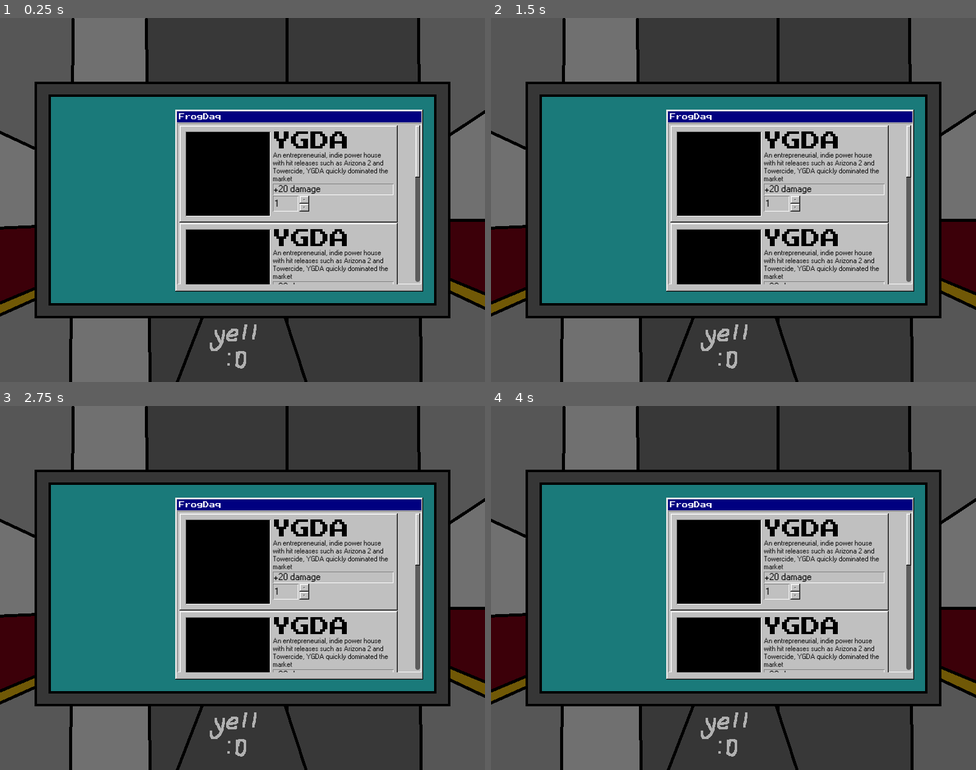
Above: before the commit, frames 1-4 (two rows, left to right).
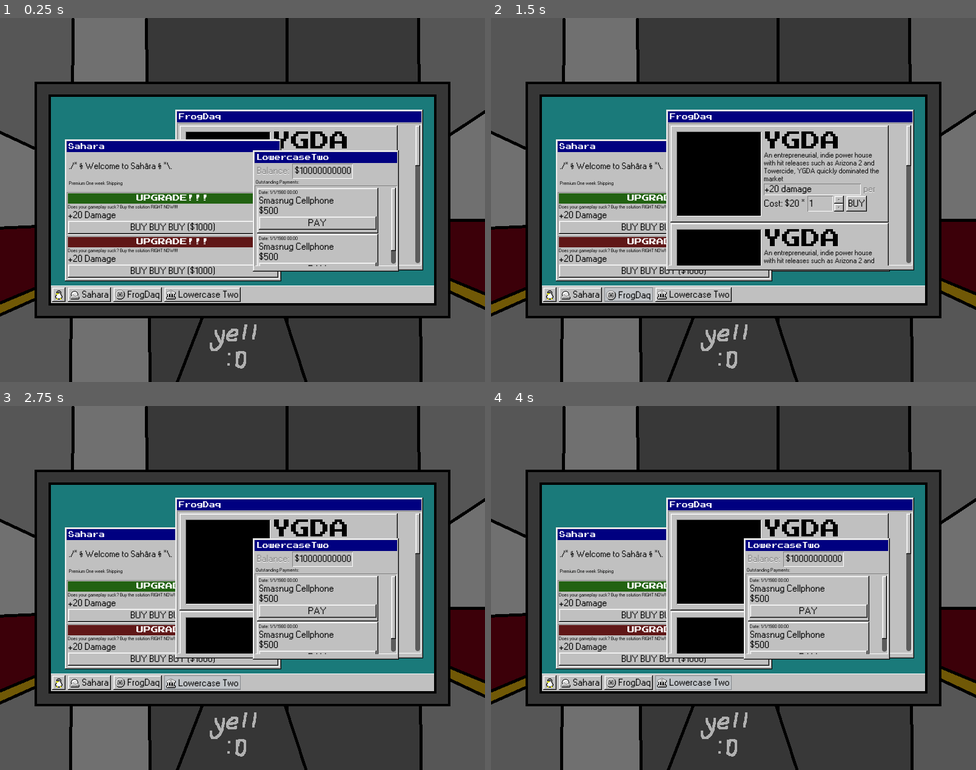
Above: after the commit, the same moments.

Repository: ygda-org/stock-strikers
Game: Godot game, scene res://gui/elevator_gui.tscn
Two runs of this game, one before a commit and one after it. Both use one fixed random seed, a clock stepped at 60 frames per second and the inputs below. This scene is started directly instead of the project's main scene.
Inputs (mouse positions are in pixels of both pictures, inside the frame that each line leads up to):
- Up to frame 1 (0.25 s): no input
- Up to frame 2 (1.5 s): click (578, 294) at 0.5 s, where only the run after the commit has a clickable "Sahara"; click (626, 294) at 1.25 s, where only the run after the commit has a clickable "FrogDaq"
- Up to frame 3 (2.75 s): click (203, 682) at 2 s, where only the run after the commit has a clickable "Lowercase Two"
- Up to frame 4 (4 s): click (665, 617) at 2.75 s, where only the run after the commit has a clickable "BUY BUY BUY ($1000)"; click (854, 591) at 3.5 s, where only the run after the commit has a clickable "BUY"

The runs differ from the first frame. In frame 1, 24% of the frame differs, in the area x 10-90%, y 33-79%; in frame 2, 15%; in frame 3, 19%; in frame 4, 19%.

Commit message:
implemented ui!!!!!!
dsokadsopkpsda

Diff:
--- a/assets/tempoary_assets/windows_95.tres
+++ b/assets/tempoary_assets/windows_95.tres
@@ -13,6 +13,12 @@
 texture_margin_top = 3.0
 texture_margin_right = 3.0
 texture_margin_bottom = 3.0
+
+[sub_resource type="StyleBoxTexture" id="StyleBoxTexture_ywe0g"]
+texture = ExtResource("2_4aqo3")
+texture_margin_left = 3.0
+texture_margin_top = 3.0
+texture_margin_right = 3.0
 
 [sub_resource type="StyleBoxTexture" id="StyleBoxTexture_2mnb1"]
 texture = ExtResource("1_kff6g")
@@ -133,7 +139,13 @@
 
 [resource]
 default_font = ExtResource("2_8v75k")
+Button/colors/font_color = Color(0, 0, 0, 1)
+Button/colors/font_focus_color = Color(0, 0, 0, 1)
+Button/colors/font_hover_color = Color(0, 0, 0, 1)
+Button/colors/font_hover_pressed_color = Color(0, 0, 0, 1)
+Button/colors/font_pressed_color = Color(0, 0, 0, 1)
 Button/styles/hover = SubResource("StyleBoxTexture_ytuhu")
+Button/styles/hover_pressed = SubResource("StyleBoxTexture_ywe0g")
 Button/styles/normal = SubResource("StyleBoxTexture_2mnb1")
 Button/styles/pressed = SubResource("StyleBoxTexture_baieu")
 Label/colors/font_color = Color(0, 0, 0, 1)
--- /dev/null
+++ b/gui/debt_option.tscn
@@ -0,0 +1,57 @@
+[gd_scene format=3 uid="uid://dnt1y0yhe38ki"]
+
+[ext_resource type="Theme" uid="uid://qlk0jixls6nn" path="res://assets/tempoary_assets/windows_95.tres" id="1_ernkl"]
+[ext_resource type="FontFile" uid="uid://c5ud1mm20glbo" path="res://assets/tempoary_assets/W95F.otf" id="2_i7p6p"]
+
+[node name="DebtOption" type="Control" unique_id=563598521]
+custom_minimum_size = Vector2(200, 75)
+layout_mode = 3
+anchor_right = 0.25
+anchor_bottom = 0.125
+grow_horizontal = 2
+grow_vertical = 2
+theme = ExtResource("1_ernkl")
+
+[node name="Background" type="Panel" parent="." unique_id=1253802745]
+layout_mode = 1
+anchors_preset = 15
+anchor_right = 1.0
+anchor_bottom = 1.0
+grow_horizontal = 2
+grow_vertical = 2
+
+[node name="MarginContainer" type="MarginContainer" parent="Background" unique_id=1386771304]
+layout_mode = 1
+anchors_preset = 15
+anchor_right = 1.0
+anchor_bottom = 1.0
+grow_horizontal = 2
+grow_vertical = 2
+theme_override_constants/margin_left = 3
+theme_override_constants/margin_top = 3
+theme_override_constants/margin_right = 3
+theme_override_constants/margin_bottom = 3
+
+[node name="VBoxContainer" type="VBoxContainer" parent="Background/MarginContainer" unique_id=2098844935]
+layout_mode = 2
+
+[node name="Label" type="Label" parent="Background/MarginContainer/VBoxContainer" unique_id=1309261384]
+layout_mode = 2
+text = "Date: 1/1/1980 00:00"
+
+[node name="Title" type="Label" parent="Background/MarginContainer/VBoxContainer" unique_id=835861042]
+layout_mode = 2
+theme_override_fonts/font = ExtResource("2_i7p6p")
+theme_override_font_sizes/font_size = 16
+text = "Smasnug Cellphone "
+
+[node name="Amount" type="Label" parent="Background/MarginContainer/VBoxContainer" unique_id=1747404430]
+layout_mode = 2
+theme_override_font_sizes/font_size = 16
+text = "$500"
+
+[node name="Button" type="Button" parent="Background/MarginContainer/VBoxContainer" unique_id=1174367045]
+custom_minimum_size = Vector2(0, 22)
+layout_mode = 2
+size_flags_vertical = 8
+text = "PAY"
--- /dev/null
+++ b/gui/elevator_gui.gd
@@ -0,0 +1,31 @@
+extends Control
+
+@onready var perm_panel : Panel = $PermPanel
+@onready var perm_button : Button = $Background/DesktopBg/Taskbar/MarginContainer/HBoxContainer/PermButton
+
+@onready var stock_panel : Panel = $StockPanel
+@onready var stock_button : Button = $Background/DesktopBg/Taskbar/MarginContainer/HBoxContainer/StockButton
+
+@onready var money_panel : Panel = $MoneyPanel
+@onready var money_button : Button = $Background/DesktopBg/Taskbar/MarginContainer/HBoxContainer/MoneyButton
+
+# Called when the node enters the scene tree for the first time.
+func _ready() -> void:
+	pass # Replace with function body.
+
+
+func _on_perm_button_pressed() -> void:
+	move_child(perm_panel,-1)
+	stock_button.button_pressed = false
+	money_button.button_pressed = false
+
+
+func _on_stock_button_pressed() -> void:
+	move_child(stock_panel,-1)
+	perm_button.button_pressed = false
+	money_button.button_pressed = false
+
+func _on_money_button_pressed() -> void:
+	move_child(money_panel,-1)
+	stock_button.button_pressed = false
+	perm_button.button_pressed = false
--- a/gui/elevator_gui.tscn
+++ b/gui/elevator_gui.tscn
@@ -1,14 +1,57 @@
 [gd_scene format=3 uid="uid://cpn4wboo43nvd"]
 
+[ext_resource type="Script" uid="uid://c5cae0htj8ybr" path="res://gui/elevator_gui.gd" id="1_biksv"]
 [ext_resource type="Texture2D" uid="uid://bqw6yg4h10b0o" path="res://assets/tempoary_assets/elevator.png" id="1_nhbi5"]
 [ext_resource type="Texture2D" uid="uid://c624yv0rmuxws" path="res://assets/tempoary_assets/monitor.png" id="2_4mvcn"]
+[ext_resource type="Texture2D" uid="uid://bw7bnogec8q7l" path="res://assets/tempoary_assets/windows95_uibox.png" id="3_2dwxg"]
 [ext_resource type="Theme" uid="uid://qlk0jixls6nn" path="res://assets/tempoary_assets/windows_95.tres" id="3_svwi6"]
 [ext_resource type="PackedScene" uid="uid://c4m8hryyag1e6" path="res://gui/stock_option.tscn" id="4_ivxw8"]
+[ext_resource type="Texture2D" uid="uid://tp2aemj1cblw" path="res://assets/tempoary_assets/penguin.png" id="4_jra5y"]
 [ext_resource type="FontFile" uid="uid://b2r2akjuqowjn" path="res://assets/tempoary_assets/PressStart2P.ttf" id="4_rmfxv"]
+[ext_resource type="Texture2D" uid="uid://cmw80urymyqxg" path="res://assets/tempoary_assets/frogdaq.png" id="4_w5gor"]
+[ext_resource type="Texture2D" uid="uid://c7ievlotd7oph" path="res://assets/tempoary_assets/sahara.png" id="5_kne5f"]
+[ext_resource type="Texture2D" uid="uid://bkhodffw8f468" path="res://assets/tempoary_assets/lowercasetwo.png" id="6_kne5f"]
+[ext_resource type="Texture2D" uid="uid://b6vt4te58eg6g" path="res://assets/tempoary_assets/windows95_indentbox.png" id="11_fjy6l"]
+[ext_resource type="PackedScene" uid="uid://dnt1y0yhe38ki" path="res://gui/debt_option.tscn" id="12_68ai3"]
+
+[sub_resource type="StyleBoxTexture" id="StyleBoxTexture_d2mul"]
+texture = ExtResource("3_2dwxg")
+texture_margin_left = 3.0
+texture_margin_top = 3.0
+texture_margin_right = 3.0
+texture_margin_bottom = 3.0
+region_rect = Rect2(2, 1, 12, 13)
 
 [sub_resource type="FontVariation" id="FontVariation_2dwxg"]
 base_font = ExtResource("4_rmfxv")
 
+[sub_resource type="StyleBoxTexture" id="StyleBoxTexture_68ai3"]
+texture = ExtResource("11_fjy6l")
+texture_margin_left = 3.0
+texture_margin_top = 3.0
+texture_margin_right = 3.0
+texture_margin_bottom = 3.0
+
+[sub_resource type="StyleBoxFlat" id="StyleBoxFlat_biksv"]
+bg_color = Color(0.13383456, 0.3865646, 0.07185631, 1)
+
+[sub_resource type="StyleBoxTexture" id="StyleBoxTexture_h2vk8"]
+texture = ExtResource("11_fjy6l")
+texture_margin_left = 3.0
+texture_margin_top = 3.0
+texture_margin_right = 3.0
+texture_margin_bottom = 3.0
+
+[sub_resource type="StyleBoxFlat" id="StyleBoxFlat_m6y2a"]
+bg_color = Color(0.37636054, 0.0891616, 0.0891616, 1)
+
+[sub_resource type="StyleBoxTexture" id="StyleBoxTexture_fjy6l"]
+texture = ExtResource("11_fjy6l")
+texture_margin_left = 3.0
+texture_margin_top = 3.0
+texture_margin_right = 3.0
+texture_margin_bottom = 3.0
+
 [node name="ElevatorGui" type="Control" unique_id=241942387]
 layout_mode = 3
 anchors_preset = 15
@@ -16,33 +59,90 @@
 anchor_bottom = 1.0
 grow_horizontal = 2
 grow_vertical = 2
+script = ExtResource("1_biksv")
 
 [node name="Background" type="TextureRect" parent="." unique_id=585213761]
 self_modulate = Color(0.44, 0.44, 0.44, 1)
-layout_mode = 0
-offset_right = 40.0
-offset_bottom = 40.0
+layout_mode = 1
+anchors_preset = 15
+anchor_right = 1.0
+anchor_bottom = 1.0
+grow_horizontal = 2
+grow_vertical = 2
 texture = ExtResource("1_nhbi5")
 
-[node name="Panel" type="ColorRect" parent="Background" unique_id=1513326048]
+[node name="DesktopBg" type="ColorRect" parent="Background" unique_id=1513326048]
 layout_mode = 1
 anchors_preset = 8
 anchor_left = 0.5
 anchor_top = 0.5
 anchor_right = 0.5
 anchor_bottom = 0.5
-offset_left = -325.0
-offset_top = -182.5
-offset_right = 325.0
-offset_bottom = 182.5
+offset_left = -316.0
+offset_top = -170.0
+offset_right = 316.0
+offset_bottom = 170.0
 grow_horizontal = 2
 grow_vertical = 2
 color = Color(0.101960786, 0.47843137, 0.47843137, 1)
+
+[node name="Taskbar" type="Panel" parent="Background/DesktopBg" unique_id=1114086752]
+layout_mode = 1
+anchors_preset = 12
+anchor_top = 1.0
+anchor_right = 1.0
+anchor_bottom = 1.0
+offset_top = -29.0
+grow_horizontal = 2
+grow_vertical = 0
+theme = ExtResource("3_svwi6")
+theme_override_styles/panel = SubResource("StyleBoxTexture_d2mul")
+
+[node name="MarginContainer" type="MarginContainer" parent="Background/DesktopBg/Taskbar" unique_id=1581623878]
+layout_mode = 1
+anchors_preset = 15
+anchor_right = 1.0
+anchor_bottom = 1.0
+grow_horizontal = 2
+grow_vertical = 2
+theme_override_constants/margin_left = 2
+theme_override_constants/margin_top = 3
+theme_override_constants/margin_right = 2
+theme_override_constants/margin_bottom = 2
+
+[node name="HBoxContainer" type="HBoxContainer" parent="Background/DesktopBg/Taskbar/MarginContainer" unique_id=888939278]
+layout_mode = 2
+
+[node name="StartButton" type="Button" parent="Background/DesktopBg/Taskbar/MarginContainer/HBoxContainer" unique_id=1687193267]
+layout_mode = 2
+button_mask = 0
+icon = ExtResource("4_jra5y")
+
+[node name="PermButton" type="Button" parent="Background/DesktopBg/Taskbar/MarginContainer/HBoxContainer" unique_id=769714251]
+layout_mode = 2
+toggle_mode = true
+text = "Sahara"
+icon = ExtResource("5_kne5f")
+
+[node name="StockButton" type="Button" parent="Background/DesktopBg/Taskbar/MarginContainer/HBoxContainer" unique_id=296420838]
+custom_minimum_size = Vector2(50, 0)
+layout_mode = 2
+size_flags_horizontal = 0
+toggle_mode = true
+text = "FrogDaq"
+icon = ExtResource("4_w5gor")
+
+[node name="MoneyButton" type="Button" parent="Background/DesktopBg/Taskbar/MarginContainer/HBoxContainer" unique_id=604286391]
+layout_mode = 2
+toggle_mode = true
+text = "Lowercase Two"
+icon = ExtResource("6_kne5f")
 
 [node name="Monitor" type="TextureRect" parent="Background" unique_id=1570154785]
 layout_mode = 0
 offset_right = 800.0
 offset_bottom = 600.0
+mouse_filter = 2
 texture = ExtResource("2_4mvcn")
 
 [node name="StockPanel" type="Panel" parent="." unique_id=655216269]
@@ -50,7 +150,7 @@
 offset_left = 289.0
 offset_top = 151.0
 offset_right = 698.0
-offset_bottom = 451.0
+offset_bottom = 416.0
 theme = ExtResource("3_svwi6")
 
 [node name="MarginContainer" type="MarginContainer" parent="StockPanel" unique_id=613968743]
@@ -85,13 +185,13 @@
 grow_vertical = 2
 theme = ExtResource("3_svwi6")
 theme_override_colors/font_color = Color(1, 1, 1, 1)
-theme_override_fonts/font = SubResource("FontVariation_2dwxg")
+theme_override_fonts/font = ExtResource("4_rmfxv")
 theme_override_font_sizes/font_size = 10
 text = "FrogDaq"
 vertical_alignment = 1
 
 [node name="ScrollContainer" type="ScrollContainer" parent="StockPanel/MarginContainer/VBoxContainer" unique_id=1317748422]
-custom_minimum_size = Vector2(0, 266)
+custom_minimum_size = Vector2(0, 235)
 layout_mode = 2
 theme = ExtResource("3_svwi6")
 
@@ -112,3 +212,267 @@
 
 [node name="StockOption5" parent="StockPanel/MarginContainer/VBoxContainer/ScrollContainer/VBoxContainer" unique_id=437835960 instance=ExtResource("4_ivxw8")]
 layout_mode = 2
+
+[node name="PermPanel" type="Panel" parent="." unique_id=1795233922]
+layout_mode = 0
+offset_left = 107.0
+offset_top = 200.0
+offset_right = 464.0
+offset_bottom = 434.0
+theme = ExtResource("3_svwi6")
+
+[node name="MarginContainer" type="MarginContainer" parent="PermPanel" unique_id=239765326]
+layout_mode = 1
+anchors_preset = 15
+anchor_right = 1.0
+anchor_bottom = 1.0
+grow_horizontal = 2
+grow_vertical = 2
+theme_override_constants/margin_left = 3
+theme_override_constants/margin_top = 3
+theme_override_constants/margin_right = 3
+theme_override_constants/margin_bottom = 3
+
+[node name="VBoxContainer" type="VBoxContainer" parent="PermPanel/MarginContainer" unique_id=1211424506]
+layout_mode = 2
+
+[node name="ColorRect" type="ColorRect" parent="PermPanel/MarginContainer/VBoxContainer" unique_id=1236929955]
+custom_minimum_size = Vector2(0, 18)
+layout_mode = 2
+color = Color(0, 0, 0.5019608, 1)
+
+[node name="Label" type="Label" parent="PermPanel/MarginContainer/VBoxContainer/ColorRect" unique_id=1624518410]
+layout_mode = 1
+anchors_preset = 4
+anchor_top = 0.5
+anchor_bottom = 0.5
+offset_left = 3.0
+offset_top = -12.0
+offset_right = 133.0
+offset_bottom = 12.0
+grow_vertical = 2
+theme = ExtResource("3_svwi6")
+theme_override_colors/font_color = Color(1, 1, 1, 1)
+theme_override_fonts/font = SubResource("FontVariation_2dwxg")
+theme_override_font_sizes/font_size = 10
+text = "Sahara"
+vertical_alignment = 1
+
+[node name="Desc" type="Label" parent="PermPanel/MarginContainer/VBoxContainer" unique_id=1866461994]
+layout_mode = 2
+theme_override_font_sizes/font_size = 15
+text = "
+ ./* § Welcome to Sahâra § *\\.
+"
+
+[node name="Label" type="Label" parent="PermPanel/MarginContainer/VBoxContainer" unique_id=1912588946]
+layout_mode = 2
+text = "  Premium One week Shipping
+"
+
+[node name="Upgrade1" type="Panel" parent="PermPanel/MarginContainer/VBoxContainer" unique_id=1045849536]
+custom_minimum_size = Vector2(0, 71)
+layout_mode = 2
+theme_override_styles/panel = SubResource("StyleBoxTexture_68ai3")
+
+[node name="MarginContainer" type="MarginContainer" parent="PermPanel/MarginContainer/VBoxContainer/Upgrade1" unique_id=233975656]
+layout_mode = 1
+anchors_preset = 15
+anchor_right = 1.0
+anchor_bottom = 1.0
+grow_horizontal = 2
+grow_vertical = 2
+theme_override_constants/margin_left = 2
+theme_override_constants/margin_top = 2
+theme_override_constants/margin_right = 2
+theme_override_constants/margin_bottom = 2
+
+[node name="VBoxContainer" type="VBoxContainer" parent="PermPanel/MarginContainer/VBoxContainer/Upgrade1/MarginContainer" unique_id=371248901]
+layout_mode = 2
+
+[node name="TitlePanel" type="Panel" parent="PermPanel/MarginContainer/VBoxContainer/Upgrade1/MarginContainer/VBoxContainer" unique_id=927328771]
+custom_minimum_size = Vector2(0, 17)
+layout_mode = 2
+theme_override_styles/panel = SubResource("StyleBoxFlat_biksv")
+
+[node name="Title" type="Label" parent="PermPanel/MarginContainer/VBoxContainer/Upgrade1/MarginContainer/VBoxContainer/TitlePanel" unique_id=619814507]
+layout_mode = 1
+anchors_preset = 15
+anchor_right = 1.0
+anchor_bottom = 1.0
+grow_horizontal = 2
+grow_vertical = 2
+size_flags_vertical = 0
+theme_override_colors/font_color = Color(1, 1, 1, 1)
+theme_override_fonts/font = ExtResource("4_rmfxv")
+theme_override_font_sizes/font_size = 12
+text = "UPGRADE!!!"
+horizontal_alignment = 1
+vertical_alignment = 1
+
+[node name="Desc" type="Label" parent="PermPanel/MarginContainer/VBoxContainer/Upgrade1/MarginContainer/VBoxContainer" unique_id=1465852222]
+layout_mode = 2
+text = "Does your gameplay suck? Buy the solution RIGHT NOW!!!!"
+
+[node name="Attribute" type="Label" parent="PermPanel/MarginContainer/VBoxContainer/Upgrade1/MarginContainer/VBoxContainer" unique_id=143485955]
+layout_mode = 2
+theme_override_font_sizes/font_size = 16
+text = "+20 Damage"
+
+[node name="Button" type="Button" parent="PermPanel/MarginContainer/VBoxContainer/Upgrade1/MarginContainer/VBoxContainer" unique_id=1298725552]
+layout_mode = 2
+text = "BUY BUY BUY ($1000)"
+
+[node name="Upgrade2" type="Panel" parent="PermPanel/MarginContainer/VBoxContainer" unique_id=1348818133]
+custom_minimum_size = Vector2(0, 71)
+layout_mode = 2
+theme_override_styles/panel = SubResource("StyleBoxTexture_h2vk8")
+
+[node name="MarginContainer" type="MarginContainer" parent="PermPanel/MarginContainer/VBoxContainer/Upgrade2" unique_id=133222310]
+layout_mode = 1
+anchors_preset = 15
+anchor_right = 1.0
+anchor_bottom = 1.0
+grow_horizontal = 2
+grow_vertical = 2
+theme_override_constants/margin_left = 2
+theme_override_constants/margin_top = 2
+theme_override_constants/margin_right = 2
+theme_override_constants/margin_bottom = 2
+
+[node name="VBoxContainer" type="VBoxContainer" parent="PermPanel/MarginContainer/VBoxContainer/Upgrade2/MarginContainer" unique_id=1081136615]
+layout_mode = 2
+
+[node name="TitlePanel" type="Panel" parent="PermPanel/MarginContainer/VBoxContainer/Upgrade2/MarginContainer/VBoxContainer" unique_id=542919126]
+custom_minimum_size = Vector2(0, 17)
+layout_mode = 2
+theme_override_styles/panel = SubResource("StyleBoxFlat_m6y2a")
+
+[node name="Title" type="Label" parent="PermPanel/MarginContainer/VBoxContainer/Upgrade2/MarginContainer/VBoxContainer/TitlePanel" unique_id=1924215934]
+layout_mode = 1
+anchors_preset = 15
+anchor_right = 1.0
+anchor_bottom = 1.0
+grow_horizontal = 2
+grow_vertical = 2
+size_flags_vertical = 0
+theme_override_colors/font_color = Color(1, 1, 1, 1)
+theme_override_fonts/font = ExtResource("4_rmfxv")
+theme_override_font_sizes/font_size = 12
+text = "UPGRADE!!!"
+horizontal_alignment = 1
+vertical_alignment = 1
+
+[node name="Desc" type="Label" parent="PermPanel/MarginContainer/VBoxContainer/Upgrade2/MarginContainer/VBoxContainer" unique_id=1077226849]
+layout_mode = 2
+text = "Does your gameplay suck? Buy the solution RIGHT NOW!!!!"
+
+[node name="Attribute" type="Label" parent="PermPanel/MarginContainer/VBoxContainer/Upgrade2/MarginContainer/VBoxContainer" unique_id=1502796504]
+layout_mode = 2
+theme_override_font_sizes/font_size = 16
+text = "+20 Damage"
+
+[node name="Button" type="Button" parent="PermPanel/MarginContainer/VBoxContainer/Upgrade2/MarginContainer/VBoxContainer" unique_id=576159107]
+layout_mode = 2
+text = "BUY BUY BUY ($1000)"
+
+[node name="MoneyPanel" type="Panel" parent="." unique_id=1104745353]
+layout_mode = 0
+offset_left = 417.0
+offset_top = 218.0
+offset_right = 658.0
+offset_bottom = 418.0
+theme = ExtResource("3_svwi6")
+
+[node name="MarginContainer" type="MarginContainer" parent="MoneyPanel" unique_id=1829289274]
+layout_mode = 1
+anchors_preset = 15
+anchor_right = 1.0
+anchor_bottom = 1.0
+grow_horizontal = 2
+grow_vertical = 2
+theme_override_constants/margin_left = 3
+theme_override_constants/margin_top = 3
+theme_override_constants/margin_right = 3
+theme_override_constants/margin_bottom = 3
+
+[node name="VBoxContainer" type="VBoxContainer" parent="MoneyPanel/MarginContainer" unique_id=889668910]
+layout_mode = 2
+
+[node name="ColorRect" type="ColorRect" parent="MoneyPanel/MarginContainer/VBoxContainer" unique_id=2121596233]
+custom_minimum_size = Vector2(0, 18)
+layout_mode = 2
+color = Color(0, 0, 0.5019608, 1)
+
+[node name="Label" type="Label" parent="MoneyPanel/MarginContainer/VBoxContainer/ColorRect" unique_id=679777444]
+layout_mode = 1
+anchors_preset = 4
+anchor_top = 0.5
+anchor_bottom = 0.5
+offset_left = 3.0
+offset_top = -12.0
+offset_right = 133.0
+offset_bottom = 12.0
+grow_vertical = 2
+theme = ExtResource("3_svwi6")
+theme_override_colors/font_color = Color(1, 1, 1, 1)
+theme_override_fonts/font = SubResource("FontVariation_2dwxg")
+theme_override_font_sizes/font_size = 10
+text = "LowercaseTwo"
+vertical_alignment = 1
+
+[node name="HBoxContainer" type="HBoxContainer" parent="MoneyPanel/MarginContainer/VBoxContainer" unique_id=1633994926]
+layout_mode = 2
+
+[node name="Label" type="Label" parent="MoneyPanel/MarginContainer/VBoxContainer/HBoxContainer" unique_id=2139372109]
+layout_mode = 2
+theme_override_colors/font_color = Color(0.5019608, 0.5019608, 0.5019608, 1)
+theme_override_colors/font_shadow_color = Color(1, 1, 1, 1)
+theme_override_constants/shadow_offset_x = 0
+theme_override_constants/shadow_outline_size = 0
+theme_override_font_sizes/font_size = 16
+text = " Balance:"
+
+[node name="Panel" type="Panel" parent="MoneyPanel/MarginContainer/VBoxContainer/HBoxContainer" unique_id=748189087]
+custom_minimum_size = Vector2(100, 25)
+layout_mode = 2
+theme_override_styles/panel = SubResource("StyleBoxTexture_fjy6l")
+
+[node name="MarginContainer" type="MarginContainer" parent="MoneyPanel/MarginContainer/VBoxContainer/HBoxContainer/Panel" unique_id=1265948899]
+layout_mode = 1
+anchors_preset = 15
+anchor_right = 1.0
+anchor_bottom = 1.0
+grow_horizontal = 2
+grow_vertical = 2
+theme_override_constants/margin_left = 2
+theme_override_constants/margin_top = 2
+theme_override_constants/margin_right = 2
+theme_override_constants/margin_bottom = 2
+
+[node name="Balance" type="Label" parent="MoneyPanel/MarginContainer/VBoxContainer/HBoxContainer/Panel/MarginContainer" unique_id=891782990]
+layout_mode = 2
+size_flags_horizontal = 8
+theme_override_font_sizes/font_size = 16
+text = "$10000000000"
+
+[node name="Label" type="Label" parent="MoneyPanel/MarginContainer/VBoxContainer" unique_id=1172954220]
+layout_mode = 2
+text = " Outstanding Payments:"
+
+[node name="ScrollContainer" type="ScrollContainer" parent="MoneyPanel/MarginContainer/VBoxContainer" unique_id=1489582342]
+custom_minimum_size = Vector2(0, 133)
+layout_mode = 2
+
+[node name="VBoxContainer" type="VBoxContainer" parent="MoneyPanel/MarginContainer/VBoxContainer/ScrollContainer" unique_id=570998583]
+layout_mode = 2
+
+[node name="DebtOption" parent="MoneyPanel/MarginContainer/VBoxContainer/ScrollContainer/VBoxContainer" unique_id=563598521 instance=ExtResource("12_68ai3")]
+layout_mode = 2
+
+[node name="DebtOption2" parent="MoneyPanel/MarginContainer/VBoxContainer/ScrollContainer/VBoxContainer" unique_id=493351013 instance=ExtResource("12_68ai3")]
+layout_mode = 2
+
+[connection signal="pressed" from="Background/DesktopBg/Taskbar/MarginContainer/HBoxContainer/PermButton" to="." method="_on_perm_button_pressed"]
+[connection signal="pressed" from="Background/DesktopBg/Taskbar/MarginContainer/HBoxContainer/StockButton" to="." method="_on_stock_button_pressed"]
+[connection signal="pressed" from="Background/DesktopBg/Taskbar/MarginContainer/HBoxContainer/MoneyButton" to="." method="_on_money_button_pressed"]
--- a/gui/stock_option.tscn
+++ b/gui/stock_option.tscn
@@ -112,13 +112,16 @@
 text = "An entrepreneurial, indie power house with hit releases such as Arizona 2 and Towercide, YGDA quickly dominated the market"
 autowrap_mode = 3
 
-[node name="Panel" type="Panel" parent="VBoxContainer" unique_id=1521882151]
-custom_minimum_size = Vector2(0, 19)
+[node name="HBoxContainer2" type="HBoxContainer" parent="VBoxContainer" unique_id=612997778]
+layout_mode = 2
+
+[node name="Panel" type="Panel" parent="VBoxContainer/HBoxContainer2" unique_id=1521882151]
+custom_minimum_size = Vector2(160, 19)
 layout_mode = 2
 theme = ExtResource("1_l2qqs")
 theme_override_styles/panel = SubResource("StyleBoxTexture_v1w4h")
 
-[node name="MarginContainer" type="MarginContainer" parent="VBoxContainer/Panel" unique_id=157983895]
+[node name="MarginContainer" type="MarginContainer" parent="VBoxContainer/HBoxContainer2/Panel" unique_id=157983895]
 layout_mode = 1
 anchors_preset = 15
 anchor_right = 1.0
@@ -130,20 +133,39 @@
 theme_override_constants/margin_right = 1
 theme_override_constants/margin_bottom = 1
 
-[node name="Label" type="Label" parent="VBoxContainer/Panel/MarginContainer" unique_id=1936898777]
+[node name="Label" type="Label" parent="VBoxContainer/HBoxContainer2/Panel/MarginContainer" unique_id=1936898777]
 layout_mode = 2
 size_flags_horizontal = 0
 theme = ExtResource("1_l2qqs")
 theme_override_font_sizes/font_size = 16
 text = "+20 damage"
 
+[node name="Label" type="Label" parent="VBoxContainer/HBoxContainer2" unique_id=1232994059]
+layout_mode = 2
+theme_override_colors/font_color = Color(0.5019608, 0.5019608, 0.5019608, 1)
+theme_override_colors/font_shadow_color = Color(1, 1, 1, 1)
+theme_override_constants/shadow_offset_x = 0
+theme_override_constants/shadow_offset_y = 1
+theme_override_constants/shadow_outline_size = 0
+theme_override_font_sizes/font_size = 16
+text = "per"
+
 [node name="HBoxContainer" type="HBoxContainer" parent="VBoxContainer" unique_id=979023355]
 custom_minimum_size = Vector2(0, 18)
 layout_mode = 2
 theme = ExtResource("1_l2qqs")
+
+[node name="Label" type="Label" parent="VBoxContainer/HBoxContainer" unique_id=1710291029]
+layout_mode = 2
+theme_override_font_sizes/font_size = 16
+text = "Cost: $20 *"
 
 [node name="NumberDisplay" type="SpinBox" parent="VBoxContainer/HBoxContainer" unique_id=242017968]
 custom_minimum_size = Vector2(60, 26)
 layout_mode = 2
 theme = ExtResource("1_l2qqs")
 value = 1.0
+
+[node name="Button" type="Button" parent="VBoxContainer/HBoxContainer" unique_id=127888415]
+layout_mode = 2
+text = "BUY"
--- a/project.godot
+++ b/project.godot
@@ -27,6 +27,7 @@
 window/stretch/mode="viewport"
 window/stretch/aspect="expand"
 mouse_cursor/custom_image="uid://d3414q25aheqi"
+mouse_cursor/custom_image_hotspot=Vector2(8, 8)
 
 [global_group]
 
Binary file added: assets/tempoary_assets/frogdaq.png
Not shown, added: assets/tempoary_assets/frogdaq.png.import
Binary file added: assets/tempoary_assets/lowercasetwo.png
Not shown, added: assets/tempoary_assets/lowercasetwo.png.import
Binary file added: assets/tempoary_assets/penguin.png
Not shown, added: assets/tempoary_assets/penguin.png.import
Binary file added: assets/tempoary_assets/sahara.png
Not shown, added: assets/tempoary_assets/sahara.png.import
Not shown, added: gui/elevator_gui.gd.uid
